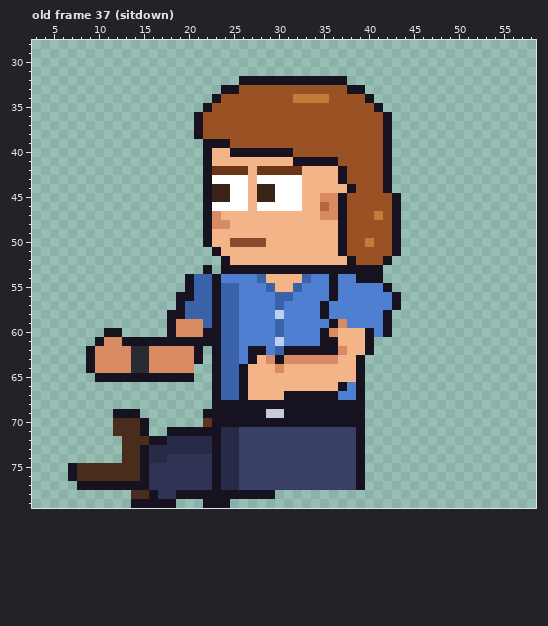
Two versions of one pixel-art file, sprites/custom/custom_intern_bob_left_anim.aseprite. Above, as it was before the edit.
64x80 pixels, 85 frames. Colours within 5 levels of each other are drawn and written as one. Shown: old frame 37 (sitdown): x 3..58, y 28..79. The commit also changed other frames, which this record leaves out.
The result:
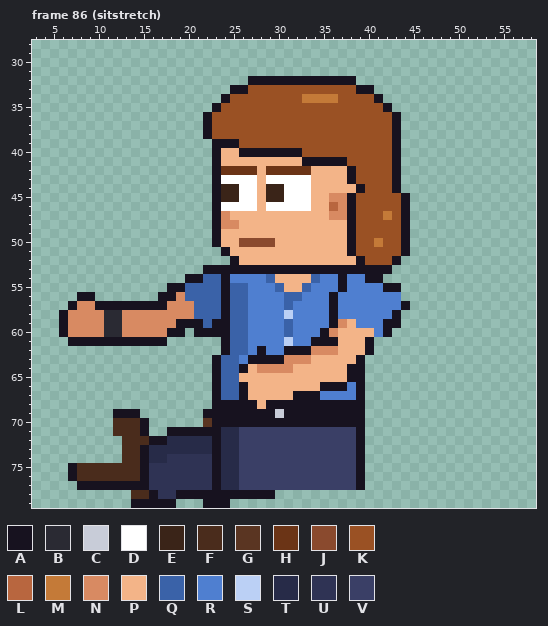
Palette (. is transparent): A #17121f  B #2a2a33  C #c8ccd8  D #ffffff  E #3a2418  F #4a2c1c  G #5a3522  H #6b3416  J #8a4a2e  K #9a5124  L #b8663f  M #c47a38  N #d88a62  P #f3b488  Q #3a62a8  R #4f7fd0  S #bbd0f5  T #272b48  U #2f3354  V #3a3f66
A new or re-ordered frame is compared with the old frame closest to it.
Difference:
frames 85 -> 123
Changed rows in their new state; - is an unchanged pixel.
Frame 86 (sitstretch) is new; against old frame 37 (sitdown):
first column x 6:
32 --------------------.-----------A------
33 ------------------.-A-----------K-A----
34 -----------------.A-------K---M---KA---
35 ----------------.A-----------------KA--
36 ---------------.A-------------------KA-
37 ---------------.A-------------------KA-
38 ---------------.A-------------------KA-
39 ----------------.--A----------------KA-
40 ----------------.A-P------A---------KA-
41 ----------------.A--------P----A----KA-
42 ----------------.A---HP----H---PA---KA-
43 ----------------.A---DP----D---PA---KA-
44 ----------------.A-E-DP-E--D----PA--KA-
45 ----------------.A-E-DP-E--D-P-NA----KA
46 ----------------.A---DP----D-PLNA----KA
47 ----------------.AN----------P-NA--KMKA
48 ----------------.A-N-----------PA----KA
49 ----------------.A-------------PA----KA
50 ----------------.A-P---J-------PA-KM-KA
51 -----------------.A------------PA----KA
52 ------------------.A------------PA--KA-
53 -----------------A------------------A--
54 ---------------A-QA---RQ---PQ-RA-R-----
55 ------------AAQ--QA-Q--RQ-PQ--RA-----A-
56 --AA-------AANQ--QA-Q---R-Q----------R-
57 -ANNAAAAAAAANNN--QA-Q---RQ---RA------RA
58 ANNNNBBNNNNNNNN--QA-Q---RS---RA-----RA-
59 ANNNNBBNNNNNNAAA--A-Q---RQ------P----A-
60 ANNNNBBNNNNN-A.A--A-Q---RQ--------P----
61 -AAA-AA-----......A-Q---RS--A----------
62 ---.............-.A-QR--R---NNNP-------
63 ---.............------AA----PPP--------
64 ---............-------NN-N------A------
65 ----...........-----P-----------A------
66 -----------------------------AA--------
67 -------------------------P---RR--------
68 ----------------------P----------------
69 -----------------------A---------------
Where, in picture pixels (left, top, right, bottom), the same in both pictures:
changed: (59, 76, 410, 418)
